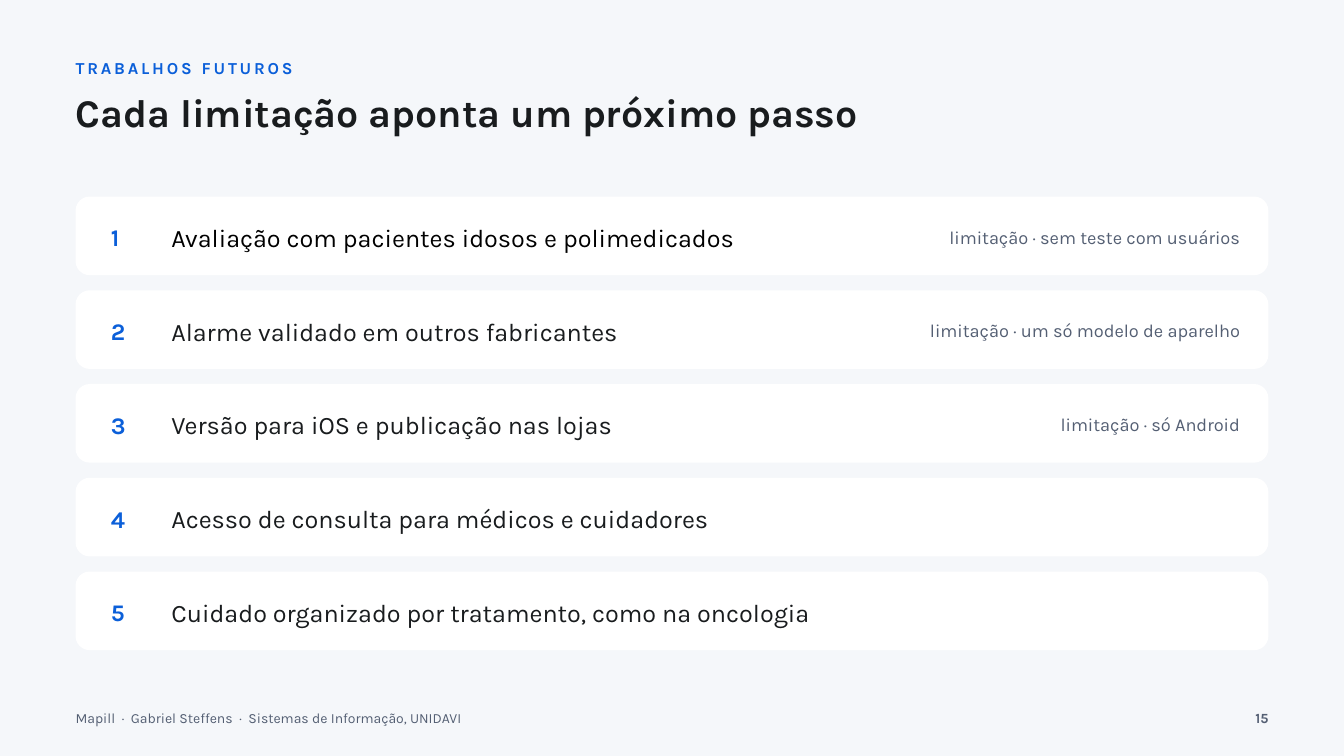
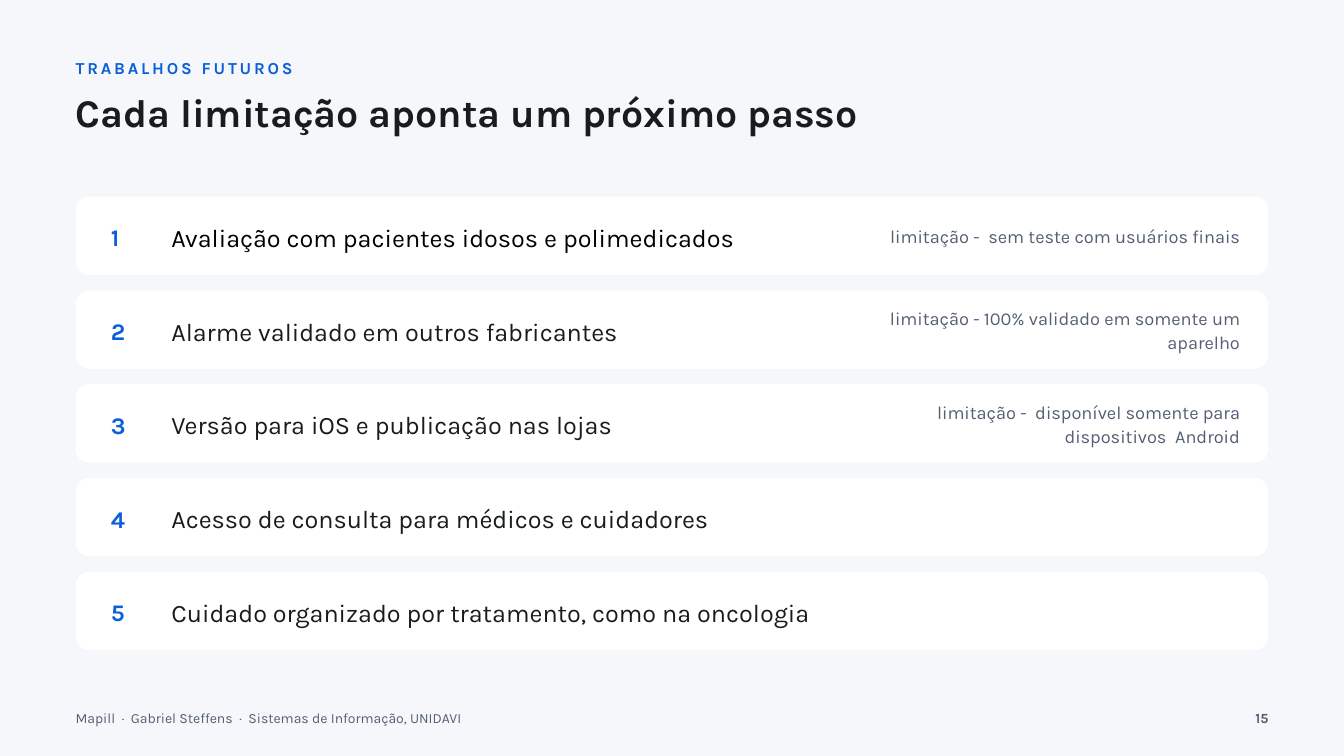
Before and after one commit to gabste8831/Mapill-Health-App, a slide deck: slide 15 of docs/tcc/apresentacao-mapill.pptx. Drawn at 1344x756 pixels with LibreOffice and Linux fonts; fonts in the diff are those of the drawing. Boxes give left, top, right and bottom in pixels: in the first picture for what was removed or moved away, otherwise in the second. Text is boxed around its words. In the diff, an @@ line names an element or a change of style, - is before the commit and + after.

```diff
--- a/docs/tcc/apresentacao-mapill.pptx
+++ b/docs/tcc/apresentacao-mapill.pptx
@@ text at <box>890,229,1240,247</box>: text changed @@
-limitação · sem teste com usuários
+limitação - sem teste com usuários finais
@@ text at <box>890,312,1240,354</box>: text changed @@
-limitação · um só modelo de aparelho
+limitação - 100% validado em somente um aparelho
@@ text at <box>937,405,1240,448</box>: text changed @@
-limitação · só Android
+limitação - disponível somente para dispositivos Android
```
Also in this commit, not shown: 2 other slides changed, 1 slide added, 1 slide removed.
